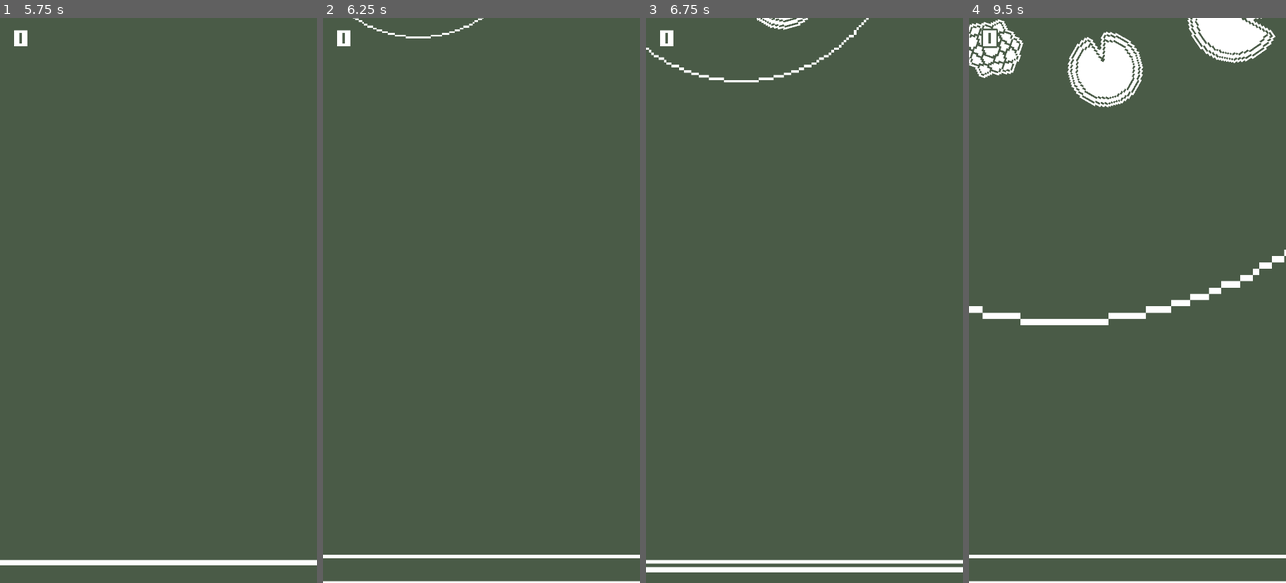
Above: before the commit, frames 1-4 (left to right).
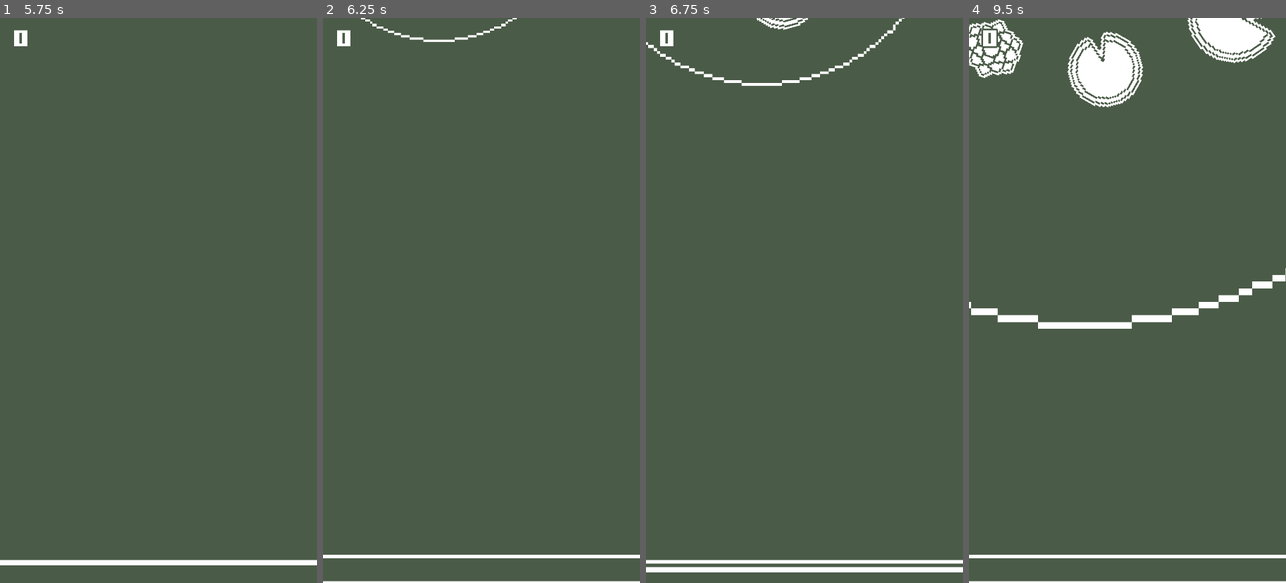
Above: after the commit, the same moments.

Repository: DGIST2023choidoyun/flogtus
Game: Godot game, scene res://Scenes/main.tscn
Same seed, same stepped clock (60 frames per second), same inputs: the game is played once before the commit and once after it.
Inputs (mouse positions are in pixels of both pictures, inside the frame that each line leads up to):
- Up to frame 1 (5.75 s): move the mouse to (228, 272) at 0.52 s; tap Space (Jump) at 0.6, 0.77, 1.07, 1.35, 1.52, 1.82, 2.1, 2.85, 3.02, 3.32, 3.6, 3.77, 4.07, 4.25, 4.35, 4.52, 4.82, 5.1 s; click (228, 272) at 0.67 s; move the mouse to (95, 328) at 1.27 s; click (95, 328) at 1.42 s; move the mouse to (190, 176) at 2.02 s; click (190, 176) at 2.17 s; move the mouse to (142, 413) at 2.77 s; click (142, 413) at 2.92 s; tap Enter at 3.5, 5 s; move the mouse to (253, 385) at 3.52 s; click (253, 385) at 3.67 s; move the mouse to (63, 215) at 4.27 s; click (63, 215) at 4.42 s; move the mouse to (174, 300) at 5.02 s; click (174, 300) at 5.17 s
- Up to frame 2 (6.25 s): tap Space (Jump) at 5.75, 5.85, 6.02 s; move the mouse to (433, 159) at 5.77 s; click (433, 159) at 5.92 s
- Up to frame 3 (6.75 s): tap Space (Jump) at 6.32, 6.6 s; move the mouse to (874, 272) at 6.52 s; click (874, 272) at 6.67 s
- Up to frame 4 (9.5 s): tap Space (Jump) at 6.77, 7.07, 7.35, 7.52, 7.82, 8.1, 8.85, 9.02, 9.32 s; move the mouse to (1064, 328) at 7.27 s; click (1064, 328) at 7.42 s; move the mouse to (1159, 176) at 8.02 s; click (1159, 176) at 8.17 s; move the mouse to (1111, 413) at 8.77 s; click (1111, 413) at 8.92 s

Frame 1 is identical in both runs. In frame 2, 0.3% of the frame differs, in the area x 9-62%, y 0-5%; in frame 3, 0.7%; in frame 4, 1.9%, in the area x 0-100%, y 41-55%.

Commit message:
0826 anim

Diff:
--- a/Objects/frog.tscn
+++ b/Objects/frog.tscn
@@ -1,13 +1,15 @@
-[gd_scene load_steps=28 format=3 uid="uid://j0ic2piyq7ay"]
+[gd_scene load_steps=32 format=3 uid="uid://j0ic2piyq7ay"]
 
 [ext_resource type="Script" uid="uid://b6v7bg41x50l0" path="res://scripts/frog/frog.gd" id="1_vwpa2"]
 [ext_resource type="Texture2D" uid="uid://btblagbovi5om" path="res://textures/frog_drown.png" id="2_ixa5d"]
 [ext_resource type="Texture2D" uid="uid://bgpmja0k7ppiw" path="res://textures/frog_jump.png" id="2_kuh1s"]
 [ext_resource type="Script" uid="uid://76hwhulrx6rf" path="res://scripts/frog/frog_animation.gd" id="3_506uw"]
 [ext_resource type="AudioStream" uid="uid://brsqh0g7pyh0d" path="res://sounds/jump.wav" id="3_ii6tf"]
+[ext_resource type="Texture2D" uid="uid://ck87s82f0nkfc" path="res://textures/frog_croak.png" id="5_3kgtr"]
 [ext_resource type="AudioStream" uid="uid://dipucm2iigyk4" path="res://sounds/frog_croak.mp3" id="5_giiu1"]
 [ext_resource type="AudioStream" uid="uid://vow0nob6cauo" path="res://sounds/splash.mp3" id="6_giiu1"]
 [ext_resource type="Texture2D" uid="uid://beovl7p3p131p" path="res://textures/land_point.png" id="7_1lrn2"]
+[ext_resource type="Texture2D" uid="uid://bey7oflclj1vg" path="res://textures/frog_walk.png" id="7_2v6g3"]
 [ext_resource type="Script" uid="uid://dnc54nkh3nugd" path="res://scripts/frog/land_point.gd" id="7_giiu1"]
 [ext_resource type="PackedScene" uid="uid://cauj2ey8oqrbl" path="res://objects/wave.tscn" id="9_mp1wj"]
 
@@ -31,41 +33,49 @@
 atlas = ExtResource("2_ixa5d")
 region = Rect2(72, 0, 18, 22)
 
-[sub_resource type="AtlasTexture" id="AtlasTexture_giiu1"]
+[sub_resource type="AtlasTexture" id="AtlasTexture_lwlpq"]
+atlas = ExtResource("5_3kgtr")
+region = Rect2(0, 0, 18, 20)
+
+[sub_resource type="AtlasTexture" id="AtlasTexture_po743"]
+atlas = ExtResource("5_3kgtr")
+region = Rect2(18, 0, 18, 20)
+
+[sub_resource type="AtlasTexture" id="AtlasTexture_ixa5d"]
+atlas = ExtResource("2_kuh1s")
+region = Rect2(18, 0, 18, 20)
+
+[sub_resource type="AtlasTexture" id="AtlasTexture_3kgtr"]
+atlas = ExtResource("2_kuh1s")
+region = Rect2(36, 0, 18, 20)
+
+[sub_resource type="AtlasTexture" id="AtlasTexture_2v6g3"]
+atlas = ExtResource("2_kuh1s")
+region = Rect2(54, 0, 18, 20)
+
+[sub_resource type="AtlasTexture" id="AtlasTexture_gf1tt"]
+atlas = ExtResource("2_kuh1s")
+region = Rect2(72, 0, 18, 20)
+
+[sub_resource type="AtlasTexture" id="AtlasTexture_dsk4o"]
 atlas = ExtResource("2_kuh1s")
 region = Rect2(90, 0, 18, 20)
 
-[sub_resource type="AtlasTexture" id="AtlasTexture_mp1wj"]
-atlas = ExtResource("2_kuh1s")
-region = Rect2(108, 0, 18, 20)
-
-[sub_resource type="AtlasTexture" id="AtlasTexture_ixa5d"]
+[sub_resource type="AtlasTexture" id="AtlasTexture_m07ld"]
+atlas = ExtResource("2_kuh1s")
+region = Rect2(0, 0, 18, 20)
+
+[sub_resource type="AtlasTexture" id="AtlasTexture_vpkiw"]
 atlas = ExtResource("2_kuh1s")
 region = Rect2(18, 0, 18, 20)
 
-[sub_resource type="AtlasTexture" id="AtlasTexture_3kgtr"]
-atlas = ExtResource("2_kuh1s")
-region = Rect2(36, 0, 18, 20)
-
-[sub_resource type="AtlasTexture" id="AtlasTexture_2v6g3"]
-atlas = ExtResource("2_kuh1s")
-region = Rect2(54, 0, 18, 20)
-
-[sub_resource type="AtlasTexture" id="AtlasTexture_gf1tt"]
-atlas = ExtResource("2_kuh1s")
-region = Rect2(72, 0, 18, 20)
-
-[sub_resource type="AtlasTexture" id="AtlasTexture_dsk4o"]
-atlas = ExtResource("2_kuh1s")
-region = Rect2(90, 0, 18, 20)
-
-[sub_resource type="AtlasTexture" id="AtlasTexture_m07ld"]
-atlas = ExtResource("2_kuh1s")
-region = Rect2(0, 0, 18, 20)
-
-[sub_resource type="AtlasTexture" id="AtlasTexture_vpkiw"]
-atlas = ExtResource("2_kuh1s")
-region = Rect2(18, 0, 18, 20)
+[sub_resource type="AtlasTexture" id="AtlasTexture_bqpmm"]
+atlas = ExtResource("7_2v6g3")
+region = Rect2(0, 0, 18, 20)
+
+[sub_resource type="AtlasTexture" id="AtlasTexture_8b0uu"]
+atlas = ExtResource("5_3kgtr")
+region = Rect2(0, 0, 18, 20)
 
 [sub_resource type="SpriteFrames" id="SpriteFrames_vwpa2"]
 animations = [{
@@ -94,28 +104,28 @@
 }, {
 "frames": [{
 "duration": 1.0,
-"texture": SubResource("AtlasTexture_giiu1")
-}, {
-"duration": 1.0,
-"texture": SubResource("AtlasTexture_giiu1")
-}, {
-"duration": 1.0,
-"texture": SubResource("AtlasTexture_giiu1")
-}, {
-"duration": 1.0,
-"texture": SubResource("AtlasTexture_giiu1")
-}, {
-"duration": 1.0,
-"texture": SubResource("AtlasTexture_giiu1")
-}, {
-"duration": 1.0,
-"texture": SubResource("AtlasTexture_mp1wj")
-}, {
-"duration": 1.0,
-"texture": SubResource("AtlasTexture_giiu1")
-}, {
-"duration": 1.0,
-"texture": SubResource("AtlasTexture_giiu1")
+"texture": SubResource("AtlasTexture_lwlpq")
+}, {
+"duration": 1.0,
+"texture": SubResource("AtlasTexture_lwlpq")
+}, {
+"duration": 1.0,
+"texture": SubResource("AtlasTexture_lwlpq")
+}, {
+"duration": 1.0,
+"texture": SubResource("AtlasTexture_lwlpq")
+}, {
+"duration": 1.0,
+"texture": SubResource("AtlasTexture_lwlpq")
+}, {
+"duration": 1.0,
+"texture": SubResource("AtlasTexture_po743")
+}, {
+"duration": 1.0,
+"texture": SubResource("AtlasTexture_lwlpq")
+}, {
+"duration": 1.0,
+"texture": SubResource("AtlasTexture_lwlpq")
 }],
 "loop": true,
 "name": &"idle",
@@ -130,12 +140,6 @@
 }, {
 "duration": 1.0,
 "texture": SubResource("AtlasTexture_2v6g3")
-}, {
-"duration": 1.0,
-"texture": SubResource("AtlasTexture_gf1tt")
-}, {
-"duration": 1.0,
-"texture": SubResource("AtlasTexture_dsk4o")
 }],
 "loop": false,
 "name": &"jump",
@@ -143,6 +147,17 @@
 }, {
 "frames": [{
 "duration": 1.0,
+"texture": SubResource("AtlasTexture_gf1tt")
+}, {
+"duration": 1.0,
+"texture": SubResource("AtlasTexture_dsk4o")
+}],
+"loop": false,
+"name": &"land",
+"speed": 5.0
+}, {
+"frames": [{
+"duration": 1.0,
 "texture": SubResource("AtlasTexture_m07ld")
 }, {
 "duration": 1.0,
@@ -151,6 +166,17 @@
 "loop": false,
 "name": &"ready",
 "speed": 5.0
+}, {
+"frames": [{
+"duration": 1.0,
+"texture": SubResource("AtlasTexture_bqpmm")
+}, {
+"duration": 1.0,
+"texture": SubResource("AtlasTexture_8b0uu")
+}],
+"loop": false,
+"name": &"walk",
+"speed": 20.0
 }]
 
 [sub_resource type="RectangleShape2D" id="RectangleShape2D_giiu1"]
@@ -176,7 +202,7 @@
 
 [node name="Sprite" type="AnimatedSprite2D" parent="."]
 sprite_frames = SubResource("SpriteFrames_vwpa2")
-animation = &"idle"
+animation = &"walk"
 autoplay = "idle"
 script = ExtResource("3_506uw")
 
--- /dev/null
+++ b/Scenes/test/frog_anim.tscn
@@ -0,0 +1,38 @@
+[gd_scene load_steps=6 format=3 uid="uid://w1q7bc26bsqu"]
+
+[ext_resource type="Script" uid="uid://bat4484aqs1jc" path="res://scripts/test/frog_anim.gd" id="1_hbjet"]
+[ext_resource type="Script" uid="uid://b35sq3ul3j1n5" path="res://scripts/platform/lotus_leaf.gd" id="1_thpfy"]
+[ext_resource type="Texture2D" uid="uid://c4yofcght6nqb" path="res://textures/lotus_leaf_large.png" id="2_hbjet"]
+[ext_resource type="PackedScene" uid="uid://j0ic2piyq7ay" path="res://objects/frog.tscn" id="4_m50gp"]
+
+[sub_resource type="CircleShape2D" id="CircleShape2D_m50gp"]
+radius = 30.0
+
+[node name="FrogAnim" type="Node"]
+script = ExtResource("1_hbjet")
+
+[node name="LotusLeaf" type="RigidBody2D" parent="."]
+position = Vector2(90, 110)
+script = ExtResource("1_thpfy")
+auto_sizing = false
+metadata/_custom_type_script = "uid://b35sq3ul3j1n5"
+
+[node name="Sprite" type="Sprite2D" parent="LotusLeaf"]
+texture = ExtResource("2_hbjet")
+
+[node name="Shape" type="CollisionShape2D" parent="LotusLeaf"]
+shape = SubResource("CircleShape2D_m50gp")
+
+[node name="Frog" parent="LotusLeaf" instance=ExtResource("4_m50gp")]
+
+[node name="LotusLeaf2" type="RigidBody2D" parent="."]
+position = Vector2(90, 210)
+script = ExtResource("1_thpfy")
+auto_sizing = false
+metadata/_custom_type_script = "uid://b35sq3ul3j1n5"
+
+[node name="Sprite" type="Sprite2D" parent="LotusLeaf2"]
+texture = ExtResource("2_hbjet")
+
+[node name="Shape" type="CollisionShape2D" parent="LotusLeaf2"]
+shape = SubResource("CircleShape2D_m50gp")
--- a/Scripts/frog/frog.gd
+++ b/Scripts/frog/frog.gd
@@ -35,10 +35,13 @@
 					if self.platform != null:
 						Data.earn_score(pad)
 
+					self.platform = pad
 
-			self.platform = pad
+					self.monitoring = true
 
-			self.monitoring = true
+					$Sprite.animate("land")
+				if not %LandPoint.is_real_jump:
+					$Sprite.animate("walk")
 		STATE.JUMPED:
 			'''점프 애니메이션 설정'''
 			if state != STATE.LANDED and not is_ready:
@@ -49,6 +52,7 @@
 
 			# 이동
 			pos_tween.tween_property(self, "global_position", $LandPoint.global_position, tween_time).set_trans(Tween.TRANS_SINE).set_ease(Tween.EASE_IN_OUT)
+			pos_tween.finished.connect(land)
 
 			$LandPoint.hide()
 			set_process(false)
@@ -57,14 +61,14 @@
 			$ChargeTimer.wait_time = charge_full
 
 			# 애니메이션 설정
-			$Sprite.jump_animate(1.0 / tween_time)
+			$Sprite.animate("jump", 0.6 / tween_time)
 
 			self.monitoring = false
 		STATE.DROWNED:
 			if state != STATE.LANDED:
 				return
 			self.reparent(get_tree().current_scene)
-			$Sprite.drown_animate()
+			$Sprite.animate("drown")
 			$LandPoint.hide()
 			game_over()
 
@@ -91,9 +95,12 @@
 		'''점프 타이머 & 착지 지점 설정'''
 		$ChargeTimer.start()
 		$LandPoint.show()
-		$Sprite.ready_animate()
 
 		is_ready = true
+
+		await get_tree().create_timer(0.1).timeout
+		if is_ready:
+			$Sprite.animate("ready")
 	elif Input.is_action_just_released(&"Jump"):
 		_state(STATE.JUMPED)
 
--- a/Scripts/frog/frog_animation.gd
+++ b/Scripts/frog/frog_animation.gd
@@ -1,36 +1,46 @@
 extends AnimatedSprite2D
 signal landed()
+
+var walk_frame = 0
 
 func _on_frame_changed() -> void:
 	if self.animation == &"idle" and self.frame == 4:
 		%CroakSound.play()
 
 func _on_animation_finished() -> void:
-	self.speed_scale = 1.0
-	if self.animation == &"jump":
+	match self.animation:
+		#&"jump":
+			#landed.emit()
+		&"drown":
+			Frog.instance.queue_free()
+		&"land":
+			print("land f")
+			self.play(&"idle")
+		&"walk":
+			print("walk f")
+			self.scale.x = 1
 
-		landed.emit()
+func animate(type: String, speed: float = 1.0) -> void:
+	self.speed_scale = speed
+	match type:
+		"jump":
+			if %LandPoint.is_real_jump:
+				self.play(&"jump")
+				%JumpSound.play()
+			else:
+				self.play(&"walk")
+				self.scale.x = 1 if walk_frame % 2 == 0 else -1
+				walk_frame += 1
+		"drown":
+			get_parent().rotation = 0
+			get_parent().z_index = -1
+			self.play(&"drown")
 
-		# 애니메이션 트리 하드코딩
-		if self.animation == &"jump": # 착지 후에도 애니메이션 변화 없으면
-			self.play(&"idle")
-	elif self.animation == &"drown":
-		Frog.instance.queue_free()
-
-func jump_animate(speed: float) -> void:
-	self.play(&"jump")
-	self.speed_scale = speed
-
-	if %LandPoint.is_real_jump:
-		%JumpSound.play()
-
-func drown_animate() -> void:
-	get_parent().rotation = 0
-	get_parent().z_index = -1
-	self.play(&"drown")
-
-	%SplashSound.play()
-
-func ready_animate() -> void:
-	if self.animation == &"idle":
-		self.play(&"ready")
+			%SplashSound.play()
+		"ready":
+			if self.animation == &"idle":
+				self.play(&"ready")
+		"land":
+			self.play(&"land")
+		"walk":
+			pass
--- a/Scripts/global/leap_server.gd
+++ b/Scripts/global/leap_server.gd
@@ -12,6 +12,7 @@
 	if platform.can_collapse and not platform.collapse.is_connected(frog.drown):
 		platform.collapse.connect(frog.drown)
 
+	# TODO
 	var tw := create_tween()
 	var k := 4.0              # 감쇠 (클수록 빨리 잦아듦)
 	var freq := 3.5           # 진동수(헤르츠 개념 아님; 아래 w와 곱해짐)
@@ -21,7 +22,7 @@
 	tw.tween_method(
 		func(t):
 			var e := exp(-k * t)
-			var c := cos(w * t)
+			var c := -sin(w * t)
 
 			# 스쿼시&스트레치: x는 +, y는 - 로 역상
 			var squash := 0.2 * e * c
--- a/Scripts/platform/lotus_leaf.gd
+++ b/Scripts/platform/lotus_leaf.gd
@@ -4,11 +4,18 @@
 	return Counter.how_many(&"LotusLeaf")
 
 enum SIZE { TINI = 10, SMALL = 15, MEDIUM = 20, BIG = 25, LARGE = 30 }
+@export var auto_sizing: bool = true
 
 func _ready() -> void:
 	super()
 
 	assert($Shape.shape is CircleShape2D)
+
+	has_state = false
+	can_collapse = false
+
+	if not auto_sizing:
+		return
 
 	var size: int = _rand_size()
 	$Shape.shape.radius = size
@@ -24,9 +31,6 @@
 			$Sprite.texture = load("res://textures/lotus_leaf_big.png")
 		SIZE.LARGE:
 			$Sprite.texture = load("res://textures/lotus_leaf_large.png")
-
-	has_state = false
-	can_collapse = false
 
 static func _rand_size() -> SIZE:
 	var ratio: float = randf()
--- /dev/null
+++ b/Scripts/test/frog_anim.gd
@@ -0,0 +1,5 @@
+extends Node
+
+func _ready() -> void:
+	get_child(0).linear_velocity.y = 0
+	get_child(1).linear_velocity.y = 0
Not shown: 1 places in Scenes/main.tscn that only renumber resources
Not shown, added: Scripts/test/frog_anim.gd.uid
Binary file added: Textures/frog_croak.png
Not shown, added: Textures/frog_croak.png.import
Binary file changed: Textures/frog_jump.png
Binary file added: Textures/frog_walk.png
Not shown, added: Textures/frog_walk.png.import
Binary file changed: Textures/land_point.png
